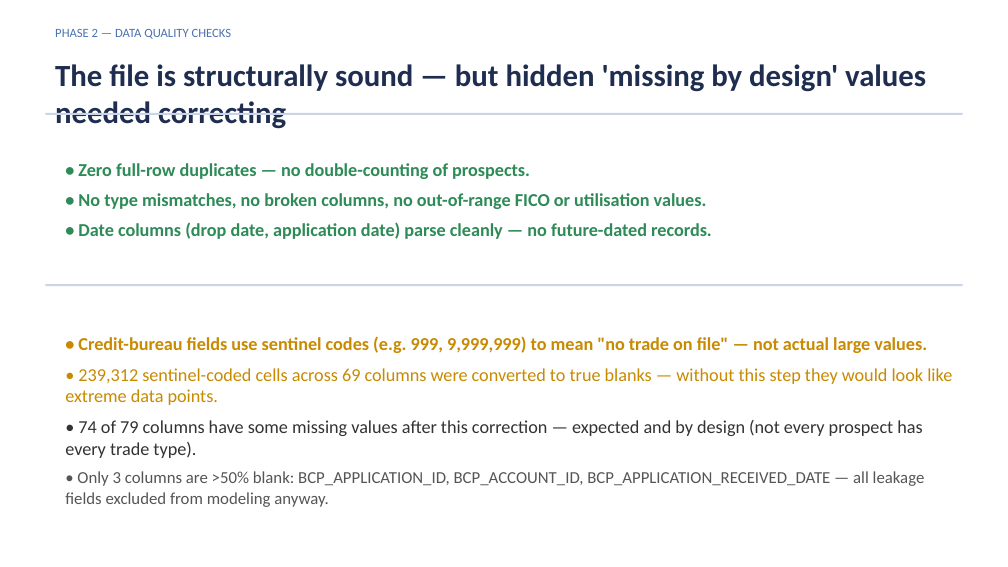
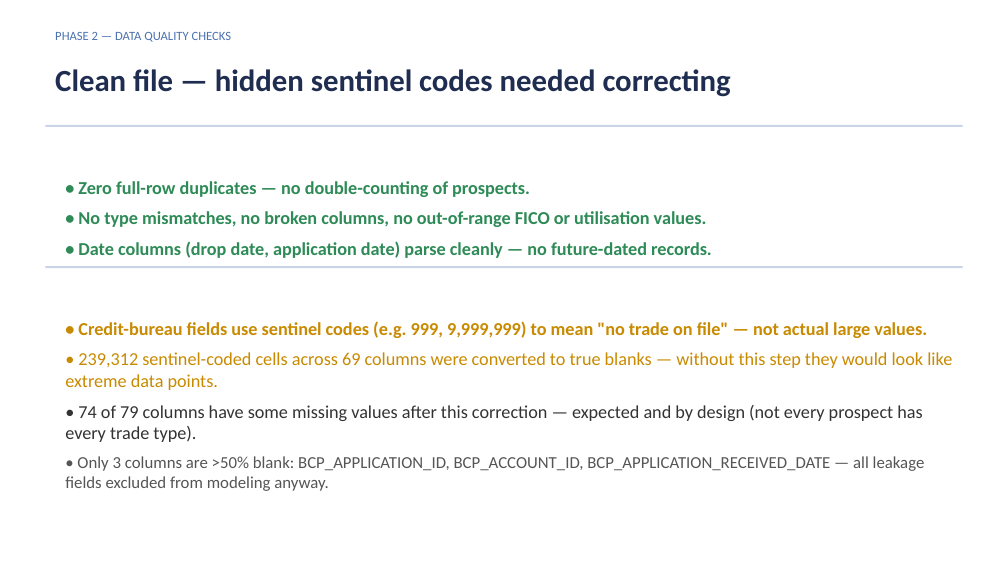
Before and after one commit to adarshkuthuru/segmentation-and-feature-discovery-claude-demo, a slide deck: slide 3 of outputs/EDA/Full_Data_executive_summary.pptx. Drawn at 1008x567 pixels with LibreOffice and Linux fonts; fonts in the diff are those of the drawing. Boxes give left, top, right and bottom in pixels: in the first picture for what was removed or moved away, otherwise in the second. Text is boxed around its words. In the diff, an @@ line names an element or a change of style, - is before the commit and + after.

```diff
--- a/outputs/EDA/Full_Data_executive_summary.pptx
+++ b/outputs/EDA/Full_Data_executive_summary.pptx
@@ text at bbox=[55, 69, 731, 97]: text changed @@
-The file is structurally sound — but hidden 'missing by design' values needed correcting
+Clean file — hidden sentinel codes needed correcting
@@ rectangle: place and size @@
-rectangle at bbox=[45, 113, 963, 115]
+rectangle at bbox=[45, 125, 963, 127]
@@ text "• Zero full-row duplicates — ...": place and size @@
-text "• Zero full-row duplicates — ..." at bbox=[78, 163, 712, 239]
+text "• Zero full-row duplicates — ..." at bbox=[78, 181, 712, 258]
@@ rectangle: place and size @@
-rectangle at bbox=[45, 284, 963, 286]
+rectangle at bbox=[45, 266, 963, 268]
@@ text "• Credit-bureau fields use sentinel ...": place and size @@
-text "• Credit-bureau fields use sentinel ..." at bbox=[65, 336, 952, 486]
+text "• Credit-bureau fields use sentinel ..." at bbox=[65, 321, 952, 471]
```
Also in this commit, not shown: 8 other slides changed, 5 other files.
